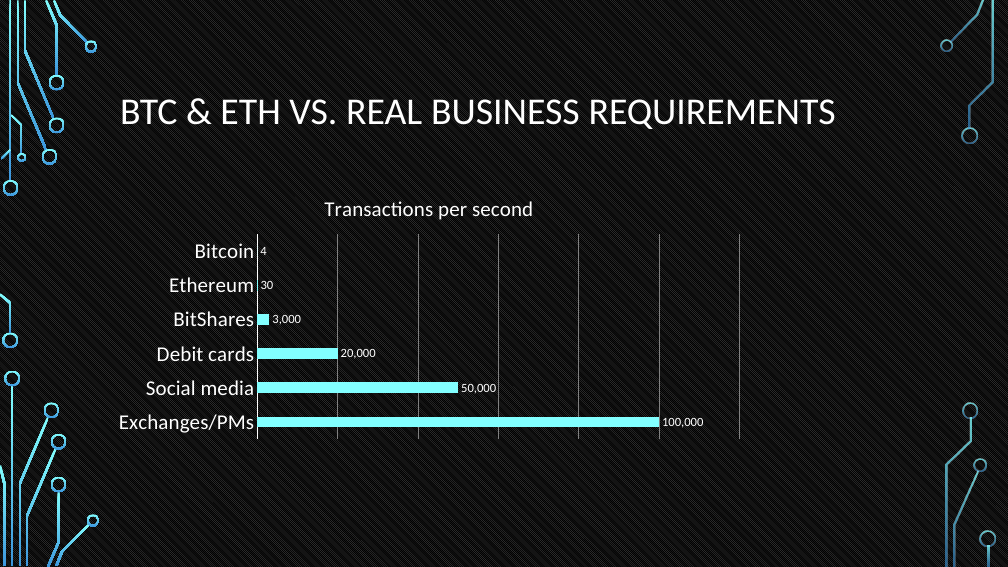
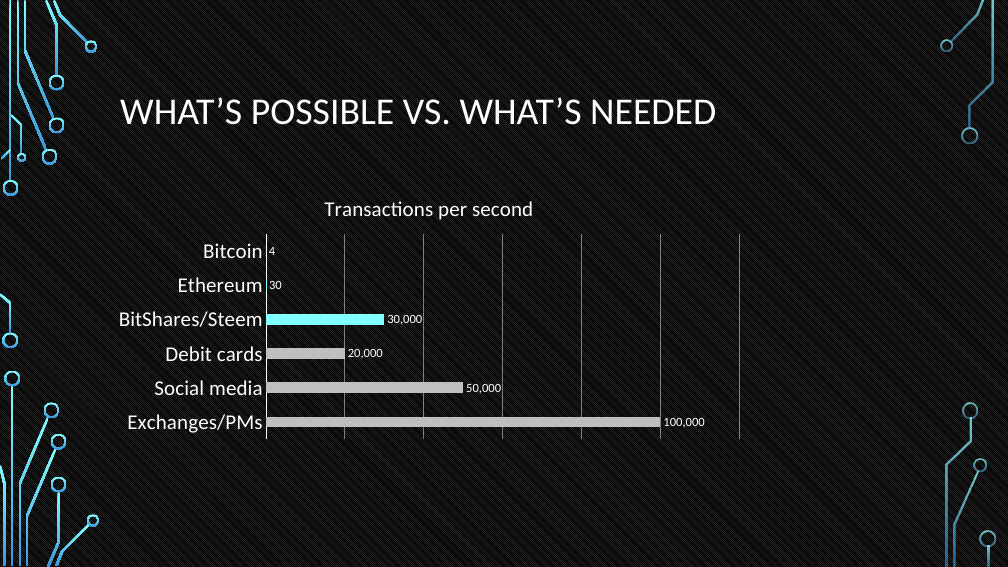
Before and after one commit to tokenika/tokenika.github.io, a slide deck: slide 10 of WarsawBlock.pptx (slide 9 before the commit). Drawn at 1008x567 pixels with LibreOffice and Linux fonts; fonts in the diff are those of the drawing; background and template pictures are left out. Boxes give left, top, right and bottom in pixels: in the first picture for what was removed or moved away, otherwise in the second. Text is boxed around its words. In the diff, an @@ line names an element or a change of style, - is before the commit and + after.

```diff
--- a/WarsawBlock.pptx
+++ b/WarsawBlock.pptx
@@ title at <box>120,97,716,125</box>: text changed @@
-BTC & ETH VS. REAL BUSINESS REQUIREMENTS
+WHAT’S POSSIBLE VS. WHAT’S NEEDED
@@ bar chart at <box>106,181,752,445</box> @@
-categories: Exchanges/PMs, Social media, Debit cards, BitShares, Ethereum, Bitcoin
+categories: Exchanges/PMs, Social media, Debit cards, BitShares/Steem, Ethereum, Bitcoin
-Series 1: 100000, 50000, 20000, 3000, 30, 4
+Series 1: 100000, 50000, 20000, 30000, 30, 4
@@ colours of single points changed @@
```
Also in this commit, not shown: 9 other slides changed, 1 other file.
